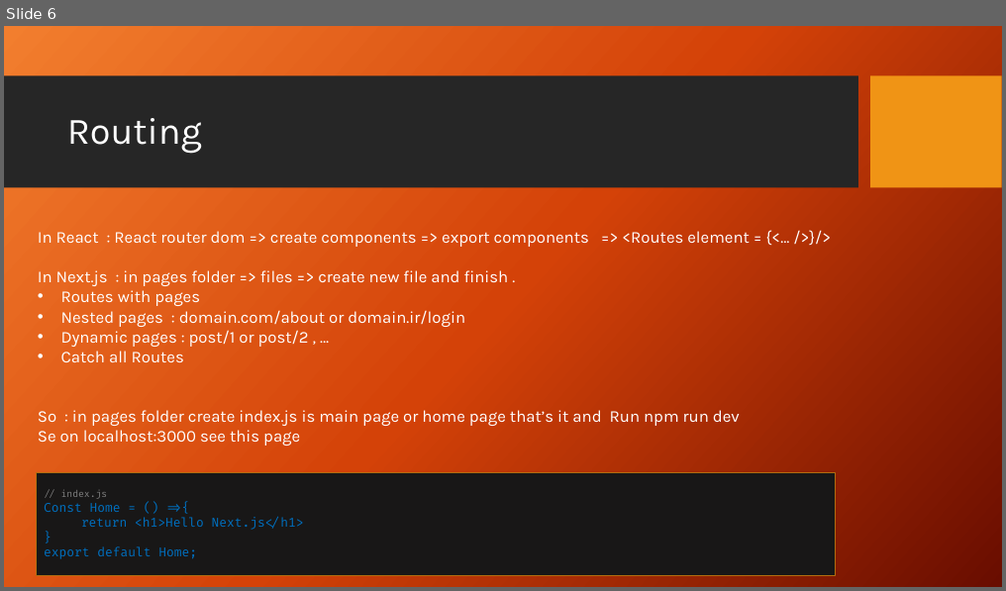
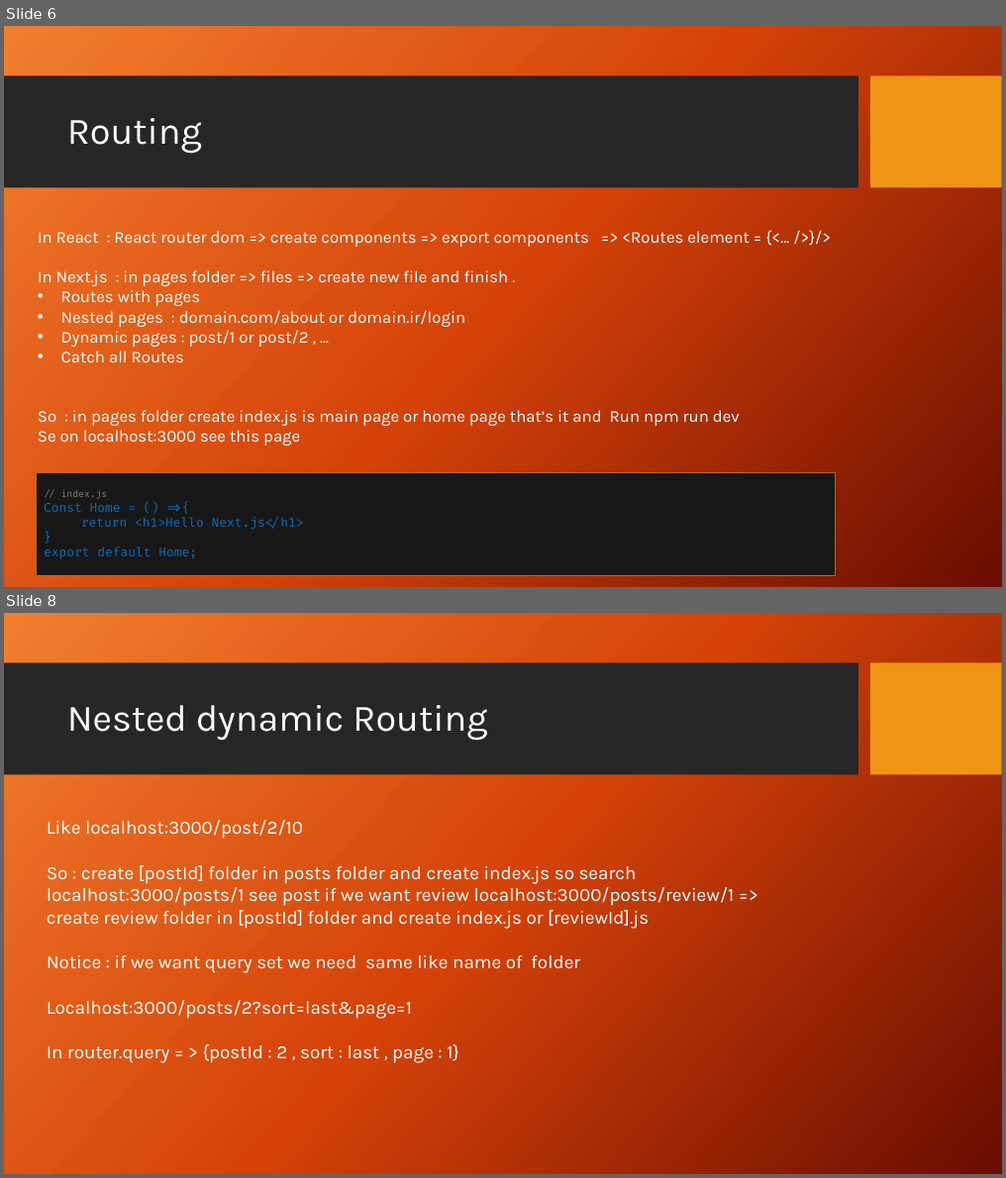
Before and after one commit to Matin-Sangabi/course, a slide deck: NEXT.pptx. Shown one above the other, each under a label of ours: slide 6 before the commit, slides 6 and 8 after it; the slides between them are not shown. The pictures are 1006x591 and 1006x1178 pixels, drawn with LibreOffice and Linux fonts; fonts in the diff are those of the drawing; background and template pictures are left out. Boxes give left, top, right and bottom in pixels: in the first picture for what was removed or moved away, otherwise in the second. Text is boxed around its words. In the diff, an @@ line names an element or a change of style, - is before the commit and + after.

Commit message:
nested routes and catch all routes

```diff
--- a/NEXT.pptx
+++ b/NEXT.pptx
@@ slide 8 added at bbox=[4, 613, 1002, 1174], background picture (left out); not listed: 2 template elements that a slide beside it also shows @@
@@ title added at bbox=[67, 705, 487, 740], 36 pt, text #FFFFFF @@
+Nested dynamic Routing
@@ text added at bbox=[47, 820, 735, 1063], 18 pt, text #FFFFFF @@
+Like localhost:3000/post/2/10
+So : create [postId] folder in posts folder and create index.js so search localhost:3000/posts/1 see post if we want review localhost:3000/posts/review/1 => create review folder in [postId] folder and create index.js or [reviewId].js
+Notice : if we want query set we need same like name of folder
+Localhost:3000/posts/2?sort=last&page=1
+In router.query = > {postId : 2 , sort : last , page : 1}
```
Also in this commit, not shown: 1 slide changed, 2 other slides added.
